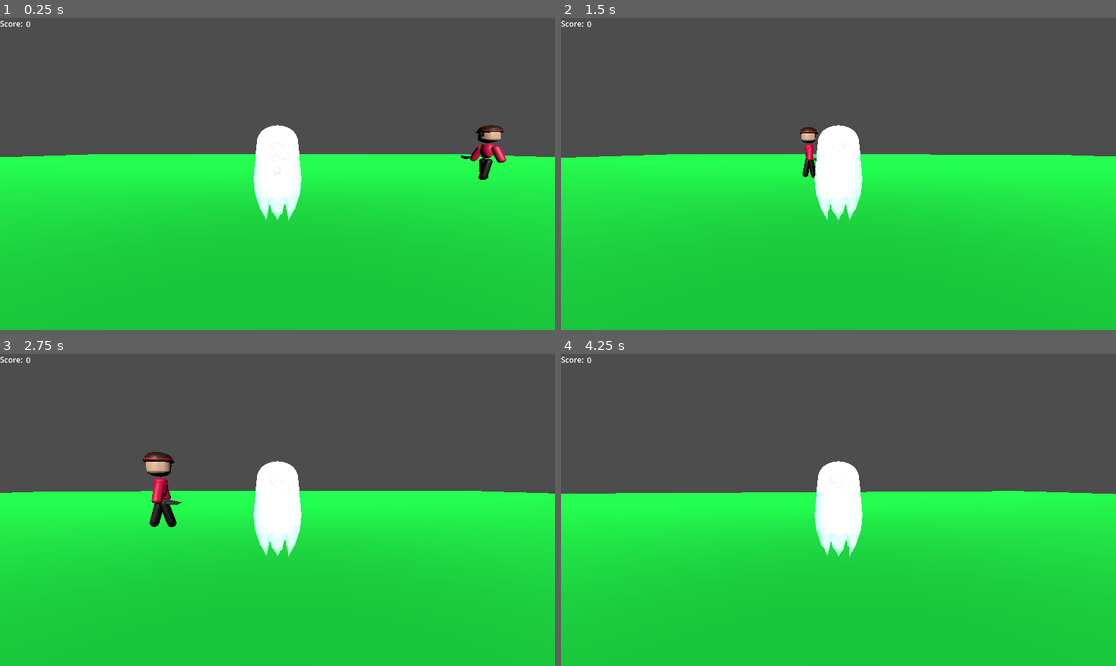
Above: before the commit, frames 1-4 (two rows, left to right).
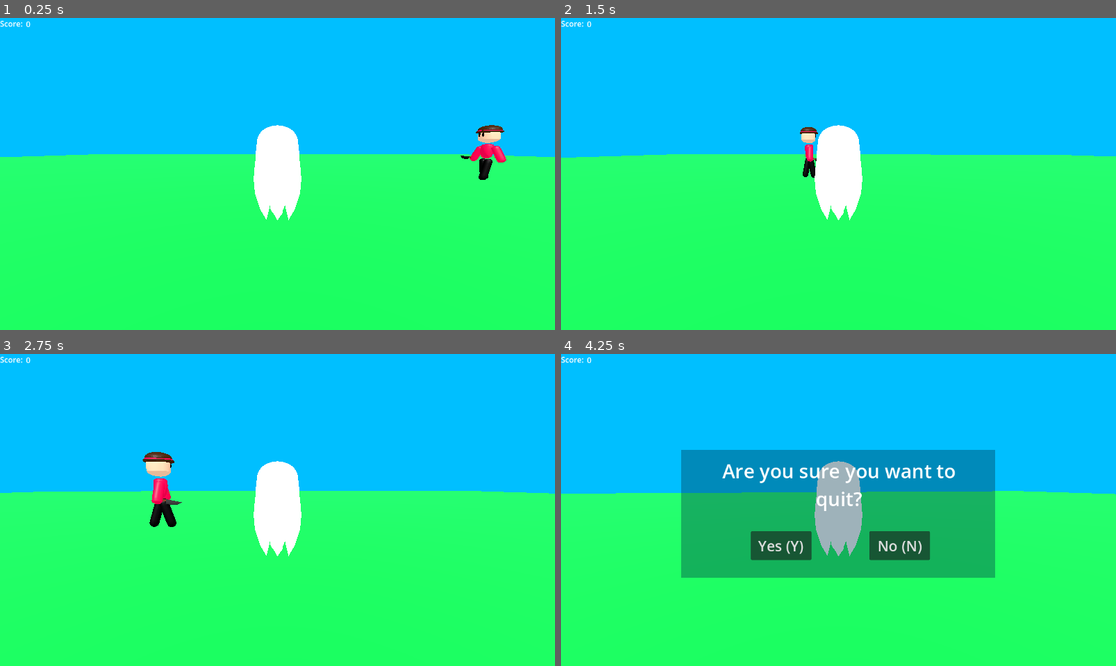
Above: after the commit, the same moments.

Repository: MJMrigg/Game-JAM-Game-Dev-1
Game: Godot game, scene res://Scenes/main.tscn
The game is run twice, just before and just after one commit, with the same random seed, the same clock (stepped at 60 frames per second) and the same inputs.
Inputs (mouse positions are in pixels of both pictures, inside the frame that each line leads up to):
- Up to frame 1 (0.25 s): no input
- Up to frame 2 (1.5 s): tap Enter (close) at 0.5 s; move the mouse to (866, 174) at 0.52 s; hold Enter (close) 0.53-1.28 s; hold W (p_forward) from 0.53 s (still down); tap E (p_interact) at 0.8, 1.35 s; move the mouse to (810, 174) at 1.27 s
- Up to frame 3 (2.75 s): keep holding W (p_forward); tap Space (p_posses) at 1.55, 2.1 s; move the mouse to (288, 503) at 2.02 s; hold Enter (close) from 2.03 s (still down)
- Up to frame 4 (4.25 s): keep holding W (p_forward); move the mouse to (832, 516) at 2.77 s; release Enter (close) at 2.78 s; tap Enter (close) at 2.85 s; tap E (p_interact) at 3.05, 3.6 s; move the mouse to (877, 513) at 3.52 s; tap Space (p_posses) at 3.8 s; tap Escape (p_menu, bound only after the commit) at 4.15 s

The runs differ from the first frame. In frame 1, 98% of the frame differs, in the area x 0-100%, y 0-100%; in frame 2, 98%; in frame 3, 98%; in frame 4, 100%.

Commit message:
Added Menus

Diff:
--- a/new-game-project/Scenes/main.tscn
+++ b/new-game-project/Scenes/main.tscn
@@ -1,11 +1,18 @@
-[gd_scene load_steps=11 format=3 uid="uid://d3ir376df04gd"]
+[gd_scene load_steps=13 format=3 uid="uid://d3ir376df04gd"]
 
 [ext_resource type="PackedScene" uid="uid://b6rrimmh2yx4h" path="res://Scenes/player.tscn" id="1_jjgbg"]
 [ext_resource type="Script" uid="uid://bclye1ybvev1g" path="res://Scripts/player_cam.gd" id="2_bo1nx"]
 [ext_resource type="PackedScene" uid="uid://bopcd5rtyokfc" path="res://Models/house_1.tscn" id="3_jjvhh"]
+[ext_resource type="PackedScene" uid="uid://biyyk528h54ur" path="res://Scenes/quit_menu.tscn" id="4_6bp64"]
 [ext_resource type="PackedScene" uid="uid://cv3dnijdbylgv" path="res://Scenes/npc1.tscn" id="4_jjvhh"]
 [ext_resource type="PackedScene" uid="uid://dvdmuo0n7o4qy" path="res://Scenes/hud_score.tscn" id="5_kry3j"]
 [ext_resource type="PackedScene" uid="uid://cic5uf4k2sedj" path="res://Scenes/door_menu.tscn" id="6_21xkr"]
+
+[sub_resource type="Environment" id="Environment_6bp64"]
+background_mode = 1
+background_color = Color(0, 0.7490196, 1, 1)
+ambient_light_source = 2
+ambient_light_color = Color(1, 1, 1, 1)
 
 [sub_resource type="NavigationMesh" id="NavigationMesh_8gbba"]
 vertices = PackedVector3Array(-49.5, 0.1404853, 4.25, -31.25, 0.1404853, 4.5, -31, 0.1404853, 2.75, -49.5, 0.1404853, - …(587 unchanged characters)…
@@ -29,6 +36,7 @@
 
 [node name="PlayerCam" type="Camera3D" parent="." node_paths=PackedStringArray("target")]
 transform = Transform3D(1, 0, 0, 0, 1, 0, 0, 0, 1, -0.67084545, 0, 0.7316422)
+environment = SubResource("Environment_6bp64")
 script = ExtResource("2_bo1nx")
 target = NodePath("../Ghost")
 y_distance = 0.5
@@ -57,12 +65,15 @@
 transform = Transform3D(1, 0, 0, 0, 1, 0, 0, 0, 1, 9.091707, 0.510542, 0.63510704)
 
 [node name="DirectionalLight3D" type="DirectionalLight3D" parent="."]
-transform = Transform3D(1, 0, 0, 0, 0.85305935, 0.52181387, 0, -0.52181387, 0.85305935, 0, 3.6919775, 0)
+transform = Transform3D(1, 0, 0, 0, 0.612231, 0.79067886, 0, -0.79067886, 0.612231, 0, 26.477474, -70.07822)
 
 [node name="HUD_score" parent="." instance=ExtResource("5_kry3j")]
 
 [node name="DoorMenu" parent="." instance=ExtResource("6_21xkr")]
 
+[node name="quit_menu" parent="." instance=ExtResource("4_6bp64")]
+
+[connection signal="menu" from="Ghost" to="quit_menu" method="open"]
 [connection signal="wrong_door" from="Ghost" to="DoorMenu" method="open"]
 
 [editable path="Ghost"]
--- /dev/null
+++ b/new-game-project/Scenes/quit_menu.tscn
@@ -0,0 +1,75 @@
+[gd_scene load_steps=2 format=3 uid="uid://biyyk528h54ur"]
+
+[ext_resource type="Script" uid="uid://cukfvufqc31b3" path="res://Scripts/door_menu.gd" id="1_fpsbw"]
+
+[node name="quit_menu" type="Control"]
+layout_mode = 3
+anchors_preset = 15
+anchor_right = 1.0
+anchor_bottom = 1.0
+grow_horizontal = 2
+grow_vertical = 2
+script = ExtResource("1_fpsbw")
+
+[node name="ColorRect" type="ColorRect" parent="."]
+layout_mode = 1
+anchors_preset = -1
+anchor_left = 0.21700001
+anchor_top = 0.307
+anchor_right = 0.78200006
+anchor_bottom = 0.71800005
+offset_left = 0.015991211
+offset_top = 0.06399536
+offset_right = 0.1359253
+offset_bottom = -0.2640381
+grow_horizontal = 2
+grow_vertical = 2
+color = Color(0, 0.20392157, 0.28627452, 0.38039216)
+
+[node name="Label" type="Label" parent="ColorRect"]
+layout_mode = 1
+anchors_preset = -1
+anchor_left = 0.11100001
+anchor_top = 0.060000002
+anchor_right = 0.896
+anchor_bottom = 0.541
+offset_left = -0.26100922
+offset_top = 0.03999901
+offset_right = -0.2960205
+offset_bottom = 0.09399414
+theme_override_font_sizes/font_size = 40
+text = "Are you sure you want to quit?"
+horizontal_alignment = 1
+autowrap_mode = 2
+
+[node name="Yes" type="Button" parent="ColorRect"]
+layout_mode = 1
+anchors_preset = -1
+anchor_left = 0.22100002
+anchor_top = 0.63500005
+anchor_right = 0.41500002
+anchor_bottom = 0.86100006
+offset_left = 0.12898254
+offset_top = 0.08998108
+offset_right = -0.16500854
+offset_bottom = -0.026016235
+grow_horizontal = 2
+grow_vertical = 2
+theme_override_font_sizes/font_size = 30
+text = "Yes (Y)"
+
+[node name="No" type="Button" parent="ColorRect"]
+layout_mode = 1
+anchors_preset = -1
+anchor_left = 0.59900004
+anchor_top = 0.63500005
+anchor_right = 0.79300004
+anchor_bottom = 0.86100006
+offset_left = 0.050964355
+offset_top = 0.08998108
+offset_right = -0.24304199
+offset_bottom = -0.026016235
+grow_horizontal = 2
+grow_vertical = 2
+theme_override_font_sizes/font_size = 30
+text = "No (N)"
--- a/new-game-project/Scripts/door_menu.gd
+++ b/new-game-project/Scripts/door_menu.gd
@@ -13,7 +13,7 @@
 
 # If the player presses a key
 func _unhandled_input(event: InputEvent) -> void:
-	if(event.is_action_pressed("close")):
+	if(event.is_action_pressed("close")): # Close the menu
 		close()
-	if(event.is_action_pressed("quit") && self.visible):
-		print("Quit")
+	if(event.is_action_pressed("quit") && self.visible): # Quit the game if menu is open
+		get_tree().quit()
--- a/new-game-project/Scripts/ghost.gd
+++ b/new-game-project/Scripts/ghost.gd
@@ -9,6 +9,8 @@
 var interactor:ShapeCast3D # Detector for objects to interact with
 var knife:bool = false # If the player has the knife
 signal wrong_door
+signal menu
+@export var target:NPC # The target
 
 func _ready() -> void:
 	possessor = get_node("PossessionArea")
@@ -16,6 +18,11 @@
 	sound_area = get_node("SoundArea3D")
 	interactor = get_node("Interactor")
 	Input.set_mouse_mode(Input.MOUSE_MODE_CAPTURED) # Locks mouse in window
+
+# Player key input
+func _unhandled_input(event: InputEvent) -> void:
+	if(event.is_action_pressed("p_menu")):
+		menu.emit()
 
 # Have mouse rotate camera
 func _input(event: InputEvent) -> void:
@@ -67,7 +74,6 @@
 	if(found == null): # If there was no NPC, return
 		return
 	possesed = found as NPC
-	print(found)
 	# If the NPC is unconcious, do not posses them
 	if(possesed.unconcious):
 		possesed = null
@@ -145,11 +151,11 @@
 	if(found == null):
 		return
 	elif(found is door):
+		# If it was the correct door, open it. Else, tell the player it's the wrong door
 		if(possesed.my_door == found):
 			found.queue_free()
 		else:
 			wrong_door.emit()
-			pass
 	elif(found is knife): # If it's the knife, make the knife show on all the models
 		found.queue_free()
 		get_node("NPC1/blade").show()
--- a/new-game-project/project.godot
+++ b/new-game-project/project.godot
@@ -81,6 +81,11 @@
 "events": [Object(InputEventKey,"resource_local_to_scene":false,"resource_name":"","device":-1,"window_id":0,"alt_press …(195 unchanged characters)…
 ]
 }
+p_menu={
+"deadzone": 0.2,
+"events": [Object(InputEventKey,"resource_local_to_scene":false,"resource_name":"","device":-1,"window_id":0,"alt_pressed":false,"shift_pressed":false,"ctrl_pressed":false,"meta_pressed":false,"pressed":false,"keycode":0,"physical_keycode":4194305,"key_label":0,"unicode":0,"location":0,"echo":false,"script":null)
+]
+}
 
 [layer_names]
 
